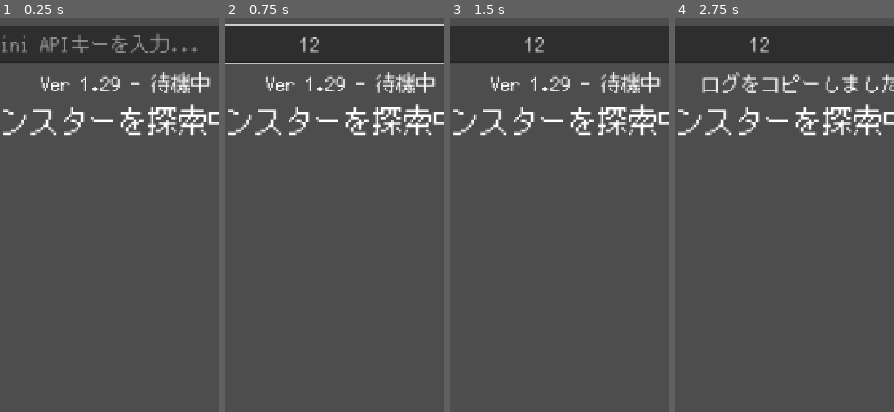
Above: before the commit, frames 1-4 (left to right).
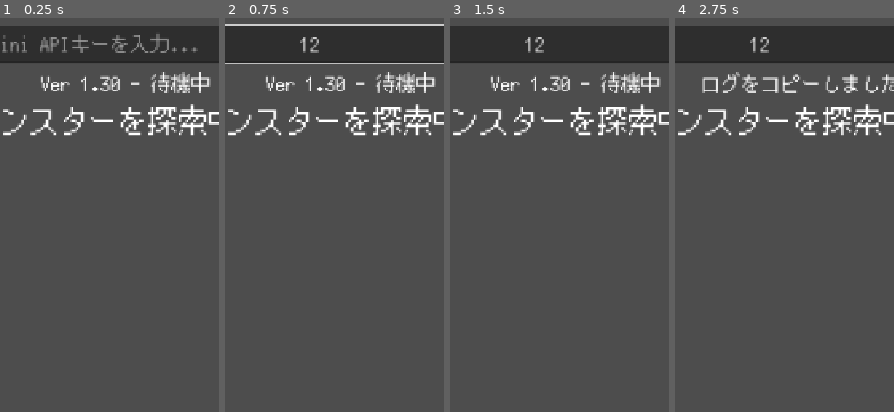
Above: after the commit, the same moments.

Repository: Usobanana/antigravity-aitest001
Game: Godot game, scene res://scenes/main.tscn
Same seed, same stepped clock (60 frames per second), same inputs: the game is played once before the commit and once after it.
Inputs (mouse positions are % of the whole screen's width and height, from its top left):
- Up to frame 1 (0.25 s): no input
- Up to frame 2 (0.75 s): click (41, 3) at 0.52 s; type "12" at 0.6 s
- Up to frame 3 (1.5 s): click "入力窓" at 1.25 s
- Up to frame 4 (2.75 s): click "ログをコピーして報告する" at 2 s
The pictures show only the part of the screen within x 21-71%, y 0-50%; the shares and areas given below are measured in that part.

The runs differ from the first frame. In frame 1, 0.2% of the frame differs, in the area x 45-55%, y 14-19%; in frame 2, 0.2%; in frame 3, 0.2%; in frame 4, nothing differs.

Commit message:
feat: use text/plain content-type to avoid CORS preflight issues (Ver 1.30)

Diff:
--- a/新しいゲームプロジェクト/scripts/main.gd
+++ b/新しいゲームプロジェクト/scripts/main.gd
@@ -14,7 +14,7 @@
 @onready var copy_log_button = $UI/CopyLogButton
 @onready var monster_image = $UI/MonsterInfo/MonsterImage
 const SAVE_PATH = "user://settings.cfg"
-const APP_VERSION = "Ver 1.29"
+const APP_VERSION = "Ver 1.30"
 const STYLE_PROMPT = "digital illustration, dark fantasy, epic, highly detailed, cinematic lighting, centered on solid dark background"
 
 var image_http_request: HTTPRequest
